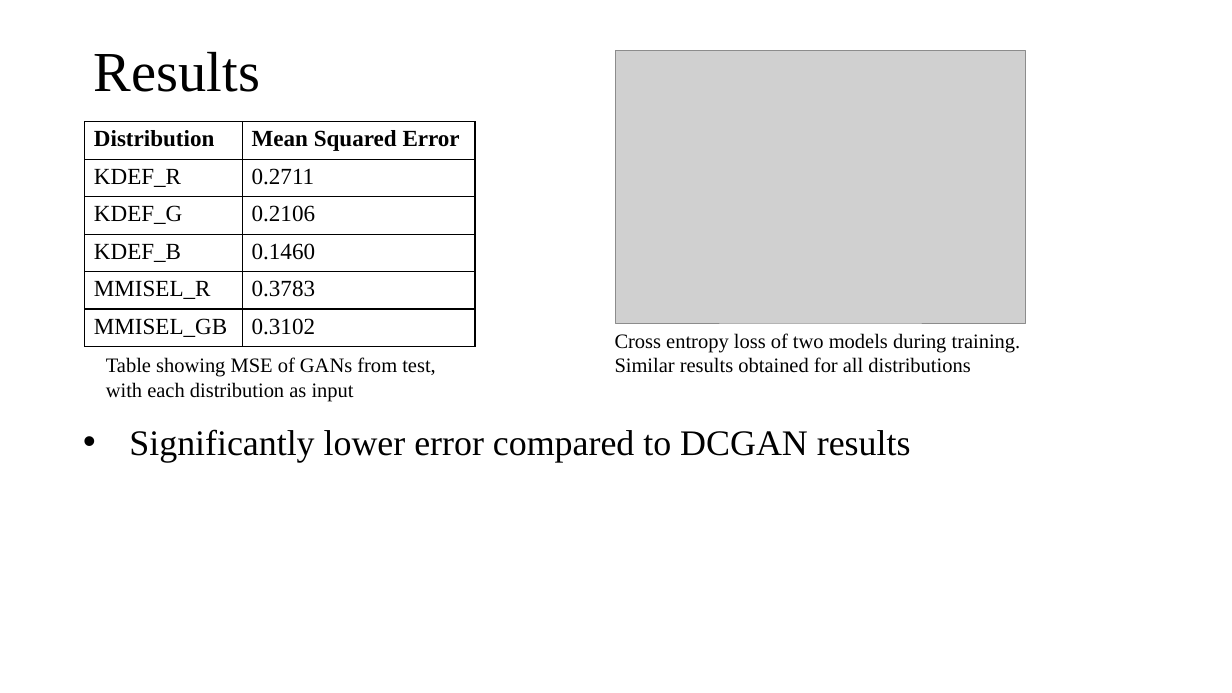
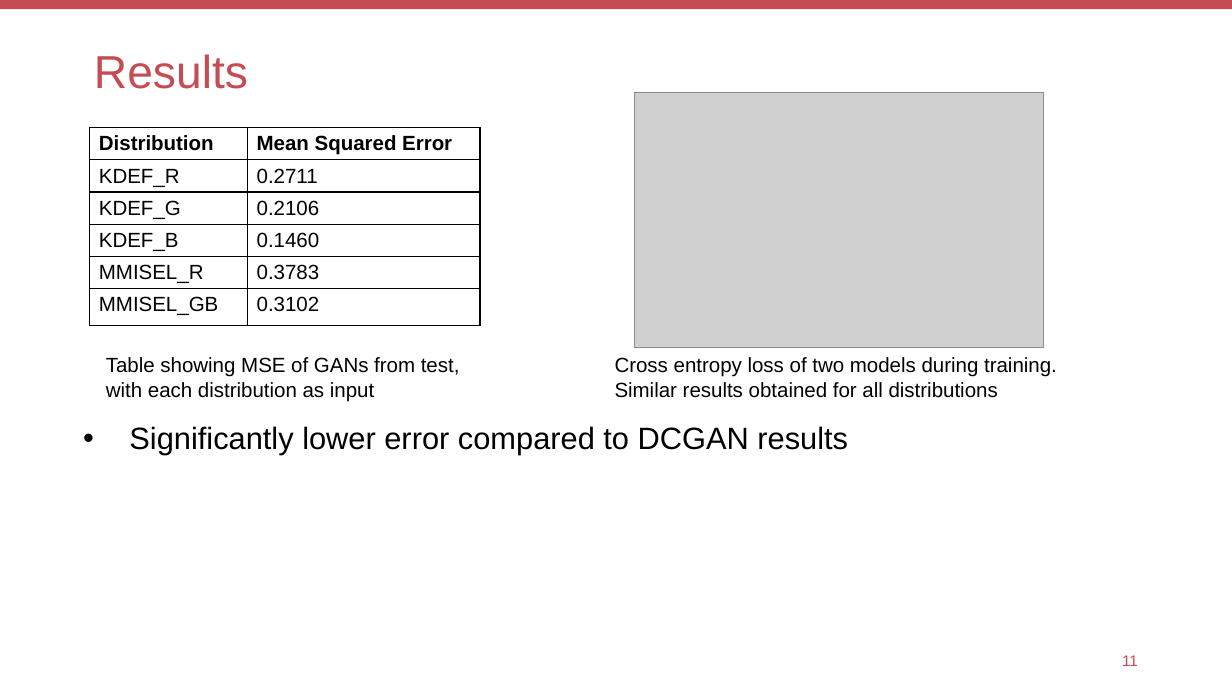
Before and after one commit to KevSr/GAN-study, a slide deck: slide 12 of GAN and MoG/FER and GANs.pptx. Drawn at 1232x693 pixels with LibreOffice and Linux fonts; fonts in the diff are those of the drawing; grey boxes stand for pictures. Boxes give left, top, right and bottom in pixels: in the first picture for what was removed or moved away, otherwise in the second. Text is boxed around its words. In the diff, an @@ line names an element or a change of style, - is before the commit and + after.

Commit message:
changed font and template

```diff
--- a/GAN and MoG/FER and GANs.pptx
+++ b/GAN and MoG/FER and GANs.pptx
@@ rectangle added at (x1=0, y1=0, x2=1232, y2=9), fill #C54C52 @@
@@ title "Results" at (x1=94, y1=54, x2=248, y2=89): size 44 to 36 pt, font Times New Roman to Arial, text colour #000000 to #C54C52 @@
@@ picture resized from (x1=616, y1=50, x2=1026, y2=323) to (x1=635, y1=92, x2=1044, y2=348) @@
@@ table at (x1=90, y1=128, x2=481, y2=335) @@
@@ size 18 to 16 pt, font Times New Roman to Arial @@
@@ table resized from (x1=85, y1=122, x2=476, y2=347) to (x1=90, y1=128, x2=481, y2=335) @@
@@ text "Table showing MSE of GANs ..." at (x1=106, y1=357, x2=460, y2=402): font Times New Roman to Arial @@
@@ text "Cross entropy loss of two ..." at (x1=615, y1=357, x2=1057, y2=398): font Times New Roman to Arial @@
@@ text "Cross entropy loss of two ..." moved from (x1=615, y1=333, x2=1021, y2=373) to (x1=615, y1=357, x2=1057, y2=398) @@
@@ text "Significantly lower error compared to ..." at (x1=129, y1=426, x2=848, y2=455): size 28 to 24 pt, font Times New Roman to Arial @@
@@ page number added at (x1=1122, y1=655, x2=1138, y2=666), 12 pt, text #C54C52 @@
+11
```
Also in this commit, not shown: 15 other slides changed.
